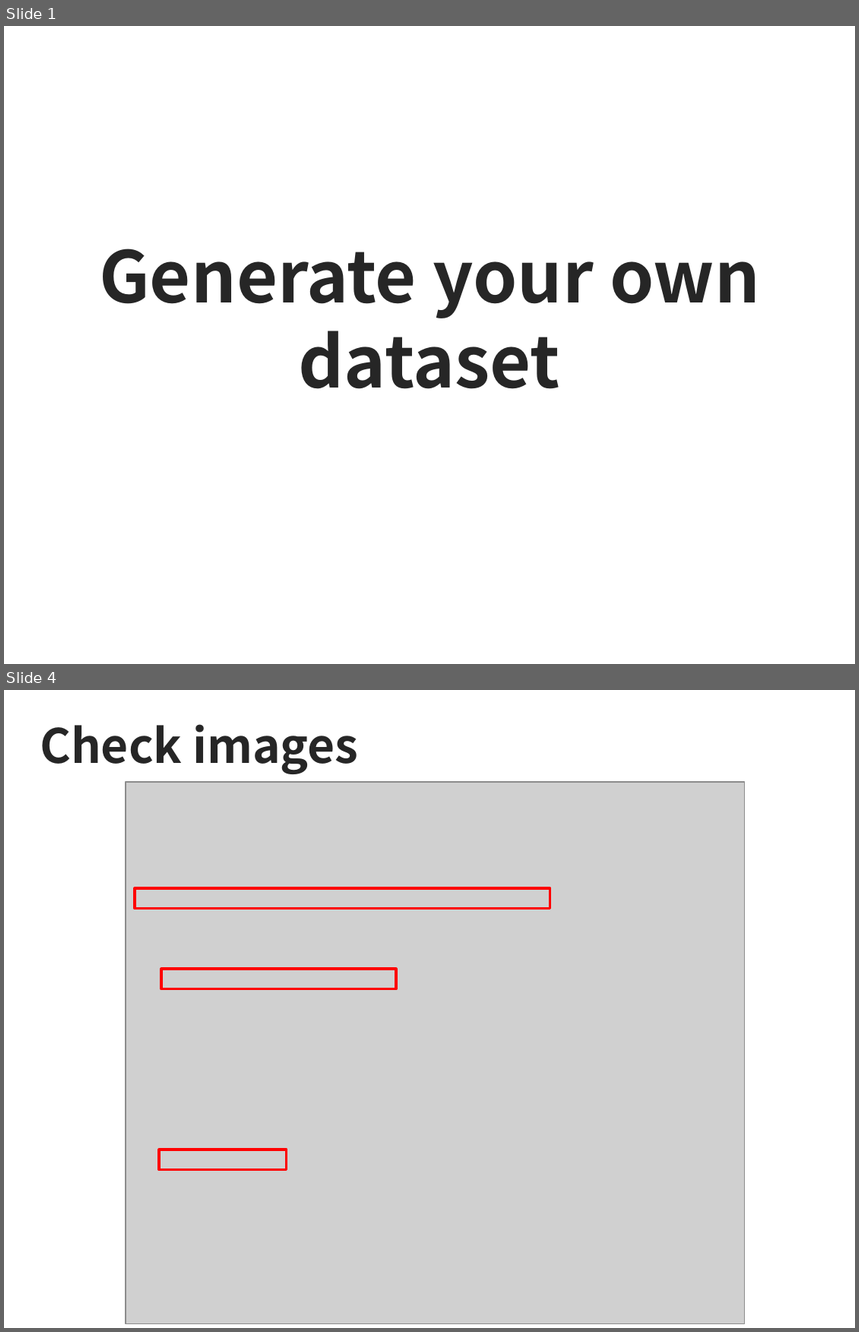
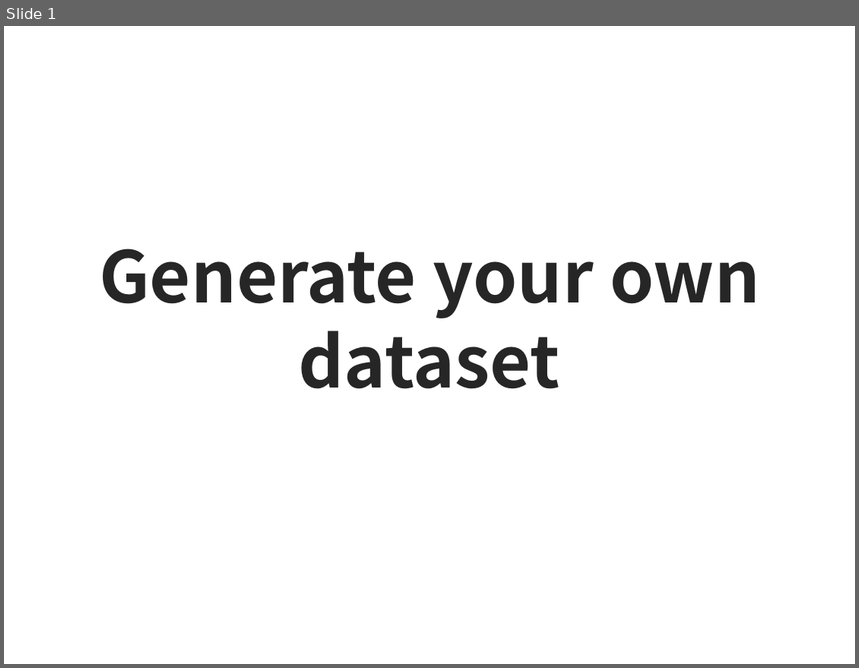
Before and after one commit to sjchoi86/dl_tutorials_3rd, a slide deck: ppts/Week2-1d Generate your own dataset (basic_gendataset).pptx. Shown one above the other, each under a label of ours: slides 1 and 4 before the commit, slide 1 after it; the slides between them are not shown. The pictures are 859x1332 and 859x668 pixels, drawn with LibreOffice and Linux fonts; fonts in the diff are those of the drawing; grey boxes stand for pictures. Boxes give left, top, right and bottom in pixels: in the first picture for what was removed or moved away, otherwise in the second. Text is boxed around its words. In the diff, an @@ line names an element or a change of style, - is before the commit and + after.

```diff
--- a/ppts/Week2-1d Generate your own dataset (basic_gendataset).pptx
+++ b/ppts/Week2-1d Generate your own dataset (basic_gendataset).pptx
@@ slide 4 removed at (x1=4, y1=690, x2=855, y2=1328), background #FFFFFF @@
@@ title removed at (x1=40, y1=724, x2=358, y2=774) @@
-Check images
@@ picture removed at (x1=126, y1=782, x2=744, y2=1324) @@
@@ rectangle removed at (x1=135, y1=888, x2=550, y2=909) @@
@@ rectangle removed at (x1=161, y1=969, x2=396, y2=989) @@
@@ rectangle removed at (x1=159, y1=1150, x2=287, y2=1170) @@
```
Also in this commit, not shown: 9 slides added, 5 other slides removed, 3 other files.
